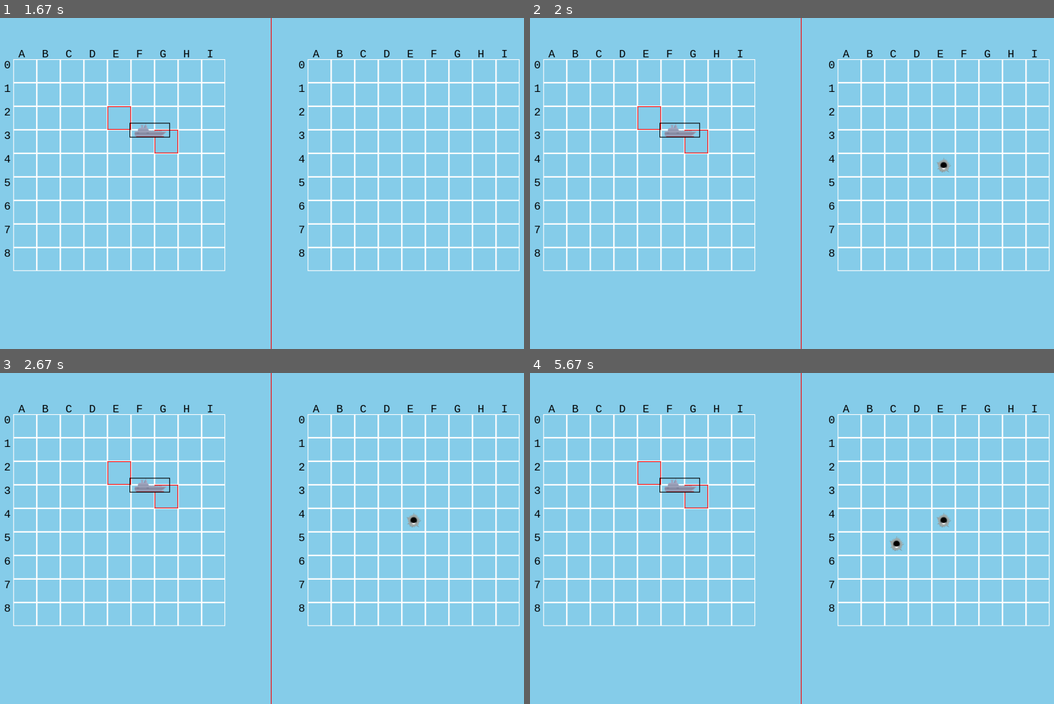
Above: before the commit, frames 1-4 (two rows, left to right).
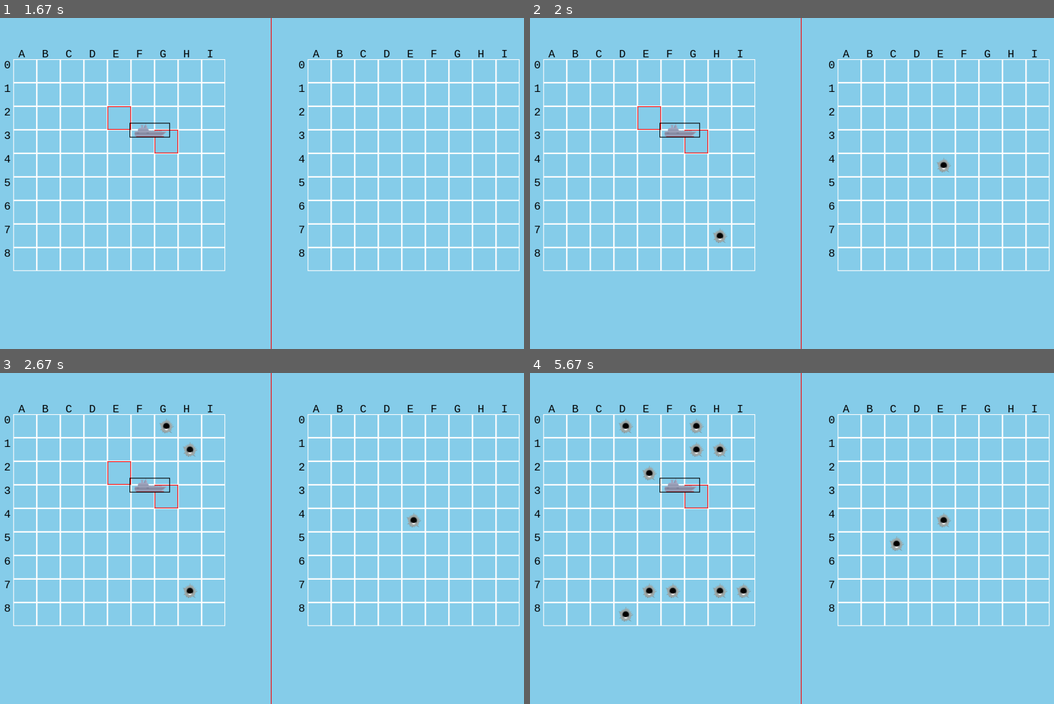
Above: after the commit, the same moments.

Repository: franciapparelli/battleship-pygame
Game: pygame game, started from app/main.py
Two runs of this game, one before a commit and one after it. Both use one fixed random seed, a clock stepped at 60 frames per second and the inputs below.
Inputs (mouse positions are in pixels of both pictures, inside the frame that each line leads up to):
- Up to frame 1 (1.67 s): press the mouse at (272, 183) at 0.37 s; move the mouse to (256, 137) at 0.47 s; release the mouse at (246, 94) at 0.6 s; press the mouse at (246, 94) at 0.7 s; move the mouse to (151, 186) at 0.8 s; release the mouse at (62, 279) at 0.93 s; press the mouse at (62, 279) at 1.03 s; move the mouse to (104, 203) at 1.13 s; release the mouse at (146, 130) at 1.27 s; press the mouse at (272, 272) at 1.37 s; move the mouse to (246, 173) at 1.47 s; release the mouse at (225, 74) at 1.6 s
- Up to frame 2 (2 s): press the mouse at (933, 153) at 1.7 s; move the mouse to (912, 107) at 1.8 s; release the mouse at (891, 61) at 1.93 s
- Up to frame 3 (2.67 s): press the mouse at (403, 508) at 2.03 s; move the mouse to (251, 512) at 2.13 s; release the mouse at (99, 518) at 2.27 s; press the mouse at (403, 508) at 2.37 s; move the mouse to (235, 478) at 2.47 s; release the mouse at (62, 449) at 2.6 s
- Up to frame 4 (5.67 s): press the mouse at (933, 508) at 2.7 s; move the mouse to (886, 508) at 2.8 s; release the mouse at (844, 505) at 2.93 s; press the mouse at (933, 508) at 3.03 s; move the mouse to (917, 478) at 3.13 s; release the mouse at (902, 452) at 3.27 s; press the mouse at (933, 508) at 3.37 s; move the mouse to (807, 548) at 3.47 s; release the mouse at (681, 588) at 3.6 s; press the mouse at (933, 508) at 3.7 s; move the mouse to (818, 574) at 3.8 s; release the mouse at (702, 644) at 3.93 s; click (907, 545) at 4.55 s; press the mouse at (933, 508) at 4.87 s; move the mouse to (954, 551) at 4.97 s; release the mouse at (980, 598) at 5.1 s; press the mouse at (933, 508) at 5.2 s; move the mouse to (949, 531) at 5.3 s; release the mouse at (964, 555) at 5.43 s; press the mouse at (933, 508) at 5.53 s; move the mouse to (839, 551) at 5.63 s

Frame 1 is identical in both runs. In frame 2, less than 0.1% of the frame differs, in the area x 34-38%, y 63-68%; in frame 3, 0.2%; in frame 4, 0.8%, in the area x 16-43%, y 13-76%.

Commit message:
Computer attack added

Diff:
--- a/app/main.py
+++ b/app/main.py
@@ -59,7 +59,10 @@
             elif item == "F":
                 create_crew(x, y, (255, 0, 0))
             elif item == "O":
-                SCREEN.blit(START_BUTTON, (x, y))
+                create_crew(x, y, (255, 255, 255))
+                SCREEN.blit(BULLET, (x + GRID_NODE_WIDTH / 5, y + GRID_NODE_HEIGHT / 5))
+            elif item == "T":
+                create_crew(x, y, (0, 255, 0))
             else:
                 create_crew(x, y, (0, 0, 0))
 
@@ -102,7 +105,6 @@
             x += GRID_NODE_WIDTH  # for every item/number in that row we move one "step" to the right
         y += GRID_NODE_HEIGHT  # for every new row we move one "step" downwards
 
-
 """
 def validate_ship_placement(matrix):
     # Define the ship sizes and their counts
@@ -172,8 +174,7 @@
             computer_counter += 1
         else:
             matrix[row][column] = "O"
-        print(mostrar_tablero(matrix))
-    return computer_counter
+    return matrix, computer_counter
 
 
 def main():
@@ -185,7 +186,8 @@
     moving = False
     ships_placing_phase = True
     attacking_phase = False
-
+    player_attacking_phase = True
+    computer_attacking_phase = False
     player_counter = 0
     computer_counter = 0
     while player_counter < 12 and computer_counter < 12:
@@ -242,8 +244,6 @@
                         else:
                             player_matrix[row][item] = "-"
             elif event.type == pygame.MOUSEBUTTONDOWN and attacking_phase:
-                player_attacking_phase = True
-                computer_attacking_phase = False
                 if player_attacking_phase:
                     if event.button == 1:  # 1 representa el clic izquierdo del mouse
                         # Obtener la posición del clic del mouse
@@ -260,14 +260,16 @@
                             and column_click <= 8
                             and column_click >= 0
                         ):
-                            if computer_matrix[row_click][column_click] == "X" :
+                            if computer_matrix[row_click][column_click] == "X":
                                 computer_matrix[row_click][column_click] = "T"
                                 visible_computer_matrix[row_click][column_click] = "T"
                                 player_counter += 1
-                            else:
+                            elif computer_matrix[row_click][column_click] != "T":
                                 visible_computer_matrix[row_click][column_click] = "O"
-                else:
-                    x = 1
+                            player_attacking_phase = False
+                            if player_counter < 12:
+                                player_matrix, computer_counter = computer_attacking(player_matrix, computer_counter)
+                                player_attacking_phase = True
 
         draw_window()
         visualize_grid_player(player_matrix)
